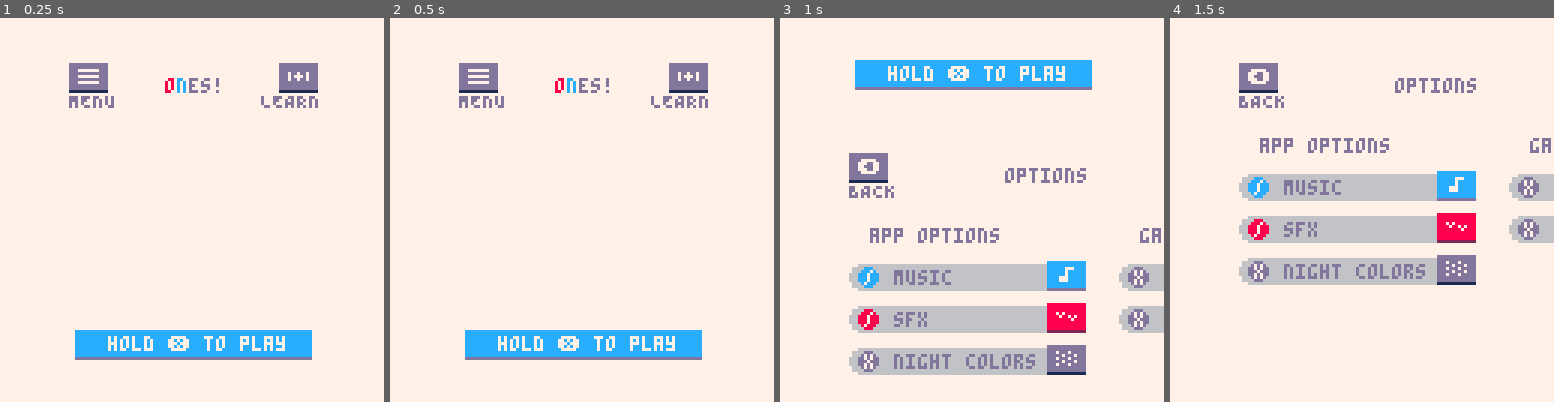
Above: before the commit, frames 1-4 (left to right).
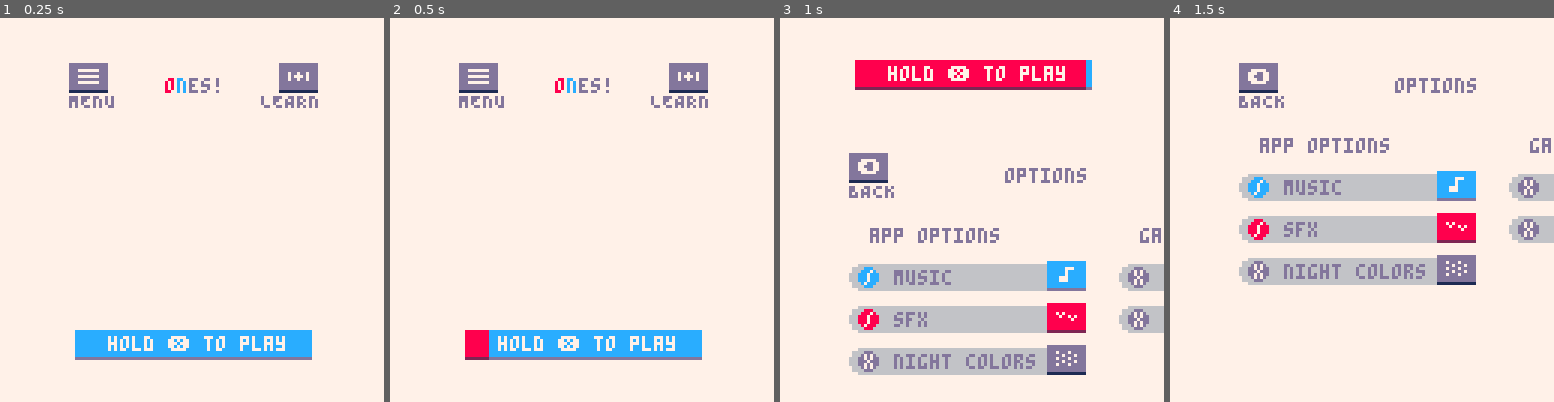
Above: after the commit, the same moments.

Repository: qualiaa/ones
Game: PICO-8 cartridge ones.p8
Two runs of this game, one before a commit and one after it. Both use one fixed random seed, a clock stepped at 60 frames per second and the inputs below.
Inputs:
- Up to frame 1 (0.25 s): no input
- Up to frame 2 (0.5 s): tap X (X key) at 0.33 s
- Up to frame 3 (1 s): tap O (Z key) at 0.7 s
- Up to frame 4 (1.5 s): tap X (X key) at 1.07 s

Frame 1 is identical in both runs. In frame 2, 0.5% of the frame differs, in the area x 19-26%, y 81-90%; in frame 3, 4.0%, in the area x 19-80%, y 10-19%; in frame 4, nothing differs.

Commit message:
Add load animation

Diff:
--- a/ones.p8
+++ b/ones.p8
@@ -1274,11 +1274,12 @@
  -- all this handles
  -- play/tutorial
  elseif btn(5) then
+  mode.drawn=false
   if btnp(5) then
    -- just pressed; wait to see
    btnsfx()
    titlescreen.play_t = t()
-  elseif titlescreen.play_t and t() - titlescreen.play_t > 0.5 then
+  elseif titlescreen.play_t and t() - titlescreen.play_t > 0.75 then
    -- start new game
    state = nil -- clear our game
    init_mode(play)
@@ -1296,8 +1297,16 @@
 
  if titlescreen.has_game then game_draw() end
 
- draw_long_boy({text="hold ❎ to play"},
-   32,104,true,btn(5))
+ function play_btn(focus)
+  draw_long_boy({text="hold ❎ to play"},
+    32,104,focus,btn(5))
+ end
+
+ local loader = titlescreen.play_t and (t()-titlescreen.play_t)/0.75 or 0
+ play_btn(true)
+ clip(25,0,97*loader,128)
+ play_btn(false)
+ clip()
 
  draw_top_buttons("MENU","▤",btn(4),
                   "LEARN","\^:00495d4900000000",btn(5))
@@ -2402,7 +2411,7 @@
 -->8
 -- easing
 
-ease = {i={},o={},io={}}
+ease = {i={},o={}}
 
 function ease.i.quad(x)
  return x*x
@@ -2420,28 +2429,10 @@
         -2^((x-1)*10) * -sin((x * 10 - 10.75) * c))
 end
 
-function join(f1,f2,x1)
- x1 = x1 or .5
- return function(x)
-  if x < x1 then
-   return f1(x/x1)/2
-  else
-   return .5+f2((x-x1)/(1-x1))/2
-  end
- end
-end
-
 for name, fn in pairs(ease.i) do
  ease.o[name] = function(x)
   return 1 - fn(1-x)
  end
-end
-ease.o.bounce, ease.i.bounce =
-  ease.i.bounce, ease.o.bounce
-
-for name, fn in pairs(ease.i) do
- ease.io[name] =
-  join(fn, ease.o[name])
 end
 
 function tween(t, ease,
